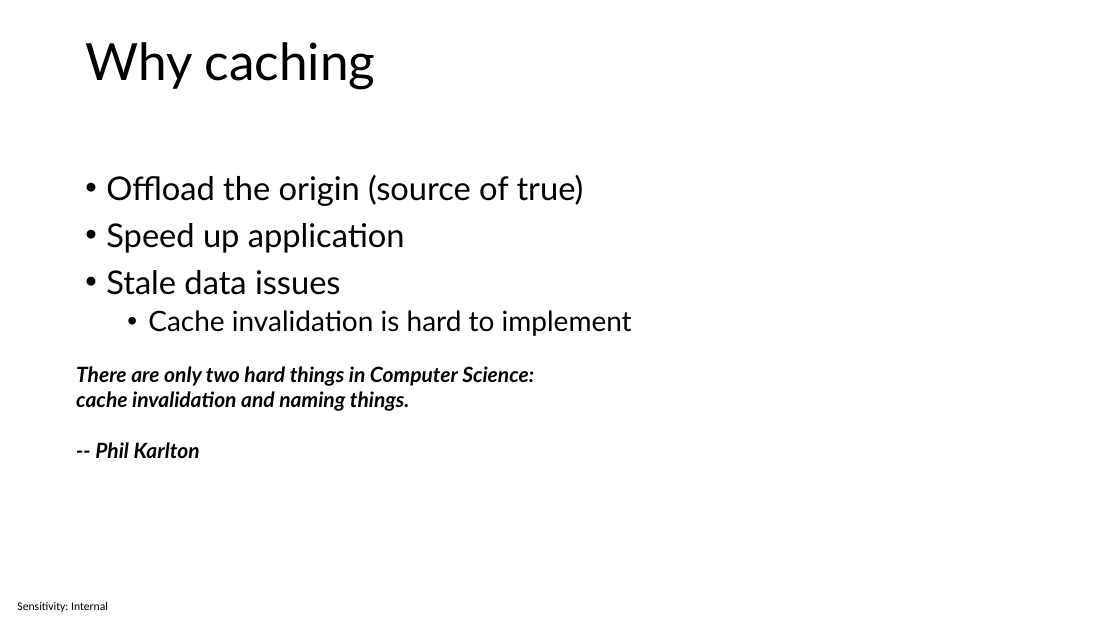
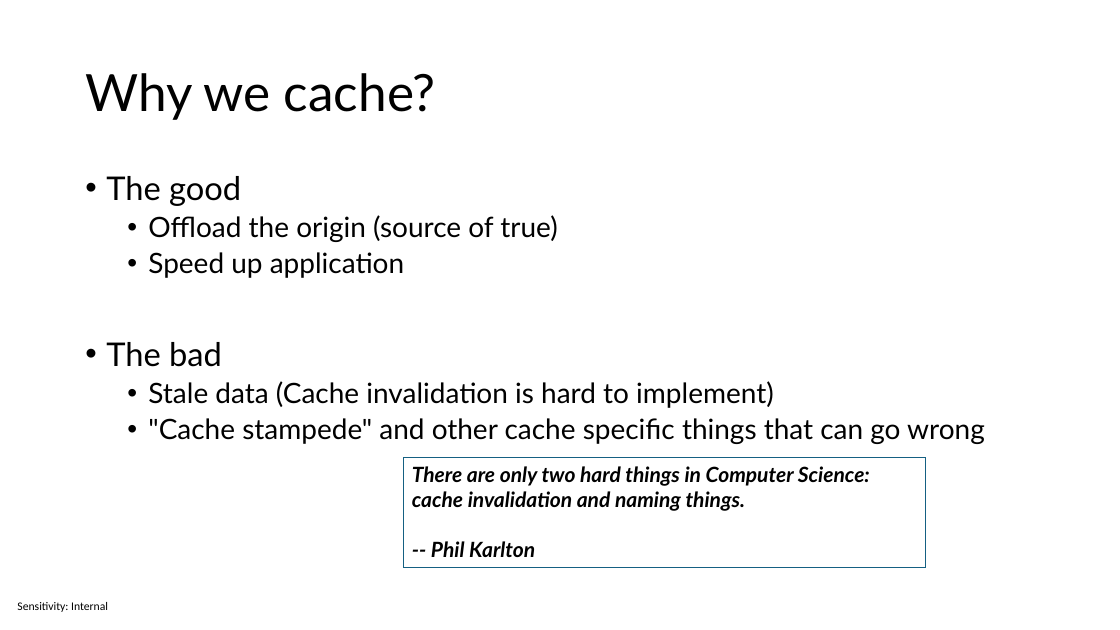
Before and after one commit to sabbadino/cache-like-a-pro-fusion-cache, a slide deck: slide 3 of cache-like-a-pro.pptx. Drawn at 1120x630 pixels with LibreOffice and Linux fonts; fonts in the diff are those of the drawing. Boxes give left, top, right and bottom in pixels: in the first picture for what was removed or moved away, otherwise in the second. Text is boxed around its words. In the diff, an @@ line names an element or a change of style, - is before the commit and + after.

```diff
--- a/cache-like-a-pro.pptx
+++ b/cache-like-a-pro.pptx
@@ title at (85, 73, 436, 120): text changed @@
-Why caching
+Why we cache?
@@ text at (106, 176, 241, 206): paragraph added @@
+• The good
@@ text at (148, 215, 557, 278): size 28 to 24 pt in "Offload the origin (source of true)", "Speed up application"; list level 1 to 2 in "Offload the origin (source of ..."; list level 1 to 2 in "Speed up application" @@
@@ text at (106, 342, 985, 444): text changed @@
-• Stale data issues
-  • Cache invalidation is hard to implement
+• The bad
+  • Stale data (Cache invalidation is hard to implement)
+  • "Cache stampede" and other cache specific things that can go wrong
@@ rectangle "There are only two hard ...": place and size @@
-rectangle "There are only two hard ..." at (76, 366, 534, 458)
+rectangle "There are only two hard ..." at (403, 457, 925, 567)
@@ rectangle "There are only two hard ..." at (403, 457, 925, 567): outline none to #156082 0.75 pt @@
```
Also in this commit, not shown: 5 other slides changed, 2 slides added, 1 slide removed.
